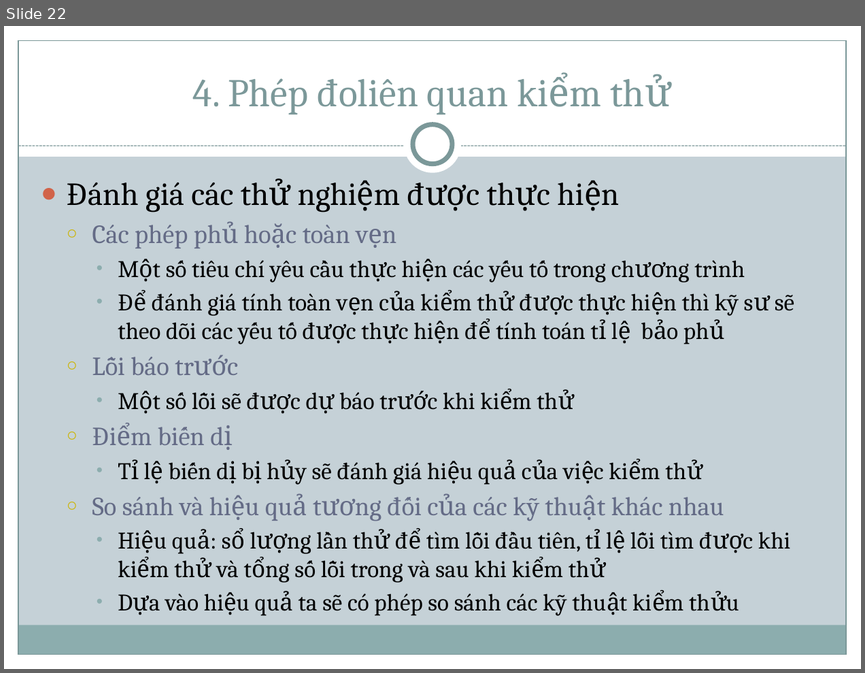
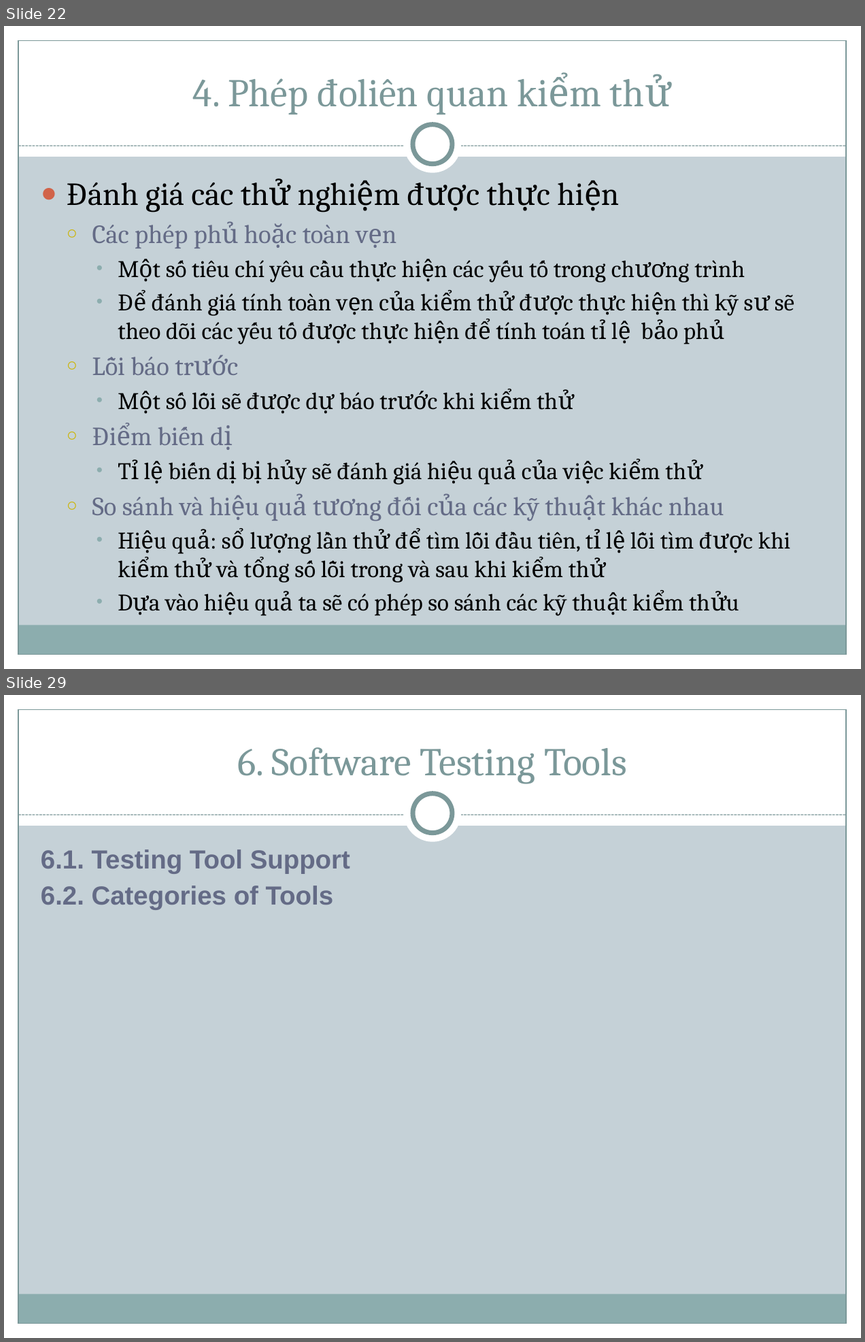
Before and after one commit to thienphamvan/chapter4, a slide deck: Slide/Chap 4 - Sofware Testing.pptx. Shown one above the other, each under a label of ours: slide 22 before the commit, slides 22 and 29 after it; the slides between them are not shown. The pictures are 865x673 and 865x1342 pixels, drawn with LibreOffice and Linux fonts; fonts in the diff are those of the drawing. Boxes give left, top, right and bottom in pixels: in the first picture for what was removed or moved away, otherwise in the second. Text is boxed around its words. In the diff, an @@ line names an element or a change of style, - is before the commit and + after.

```diff
--- a/Slide/Chap 4 - Sofware Testing.pptx
+++ b/Slide/Chap 4 - Sofware Testing.pptx
@@ slide 29 added at (4,695,861,1338), background #C5D1D7; not listed: 9 template elements that a slide beside it also shows @@
@@ title added at (237,747,627,784), 33 pt, text #7C999A @@
+6. Software Testing Tools
@@ text added at (41,849,350,910), 22 pt, text #646B86, bold @@
+  6.1. Testing Tool Support
+  6.2. Categories of Tools
```
Also in this commit, not shown: 10 other slides added.
